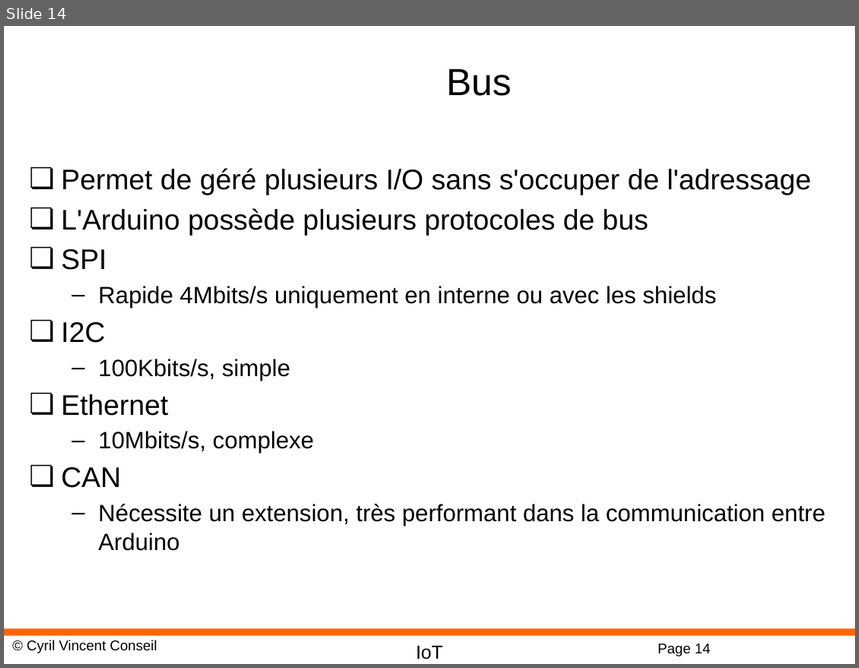
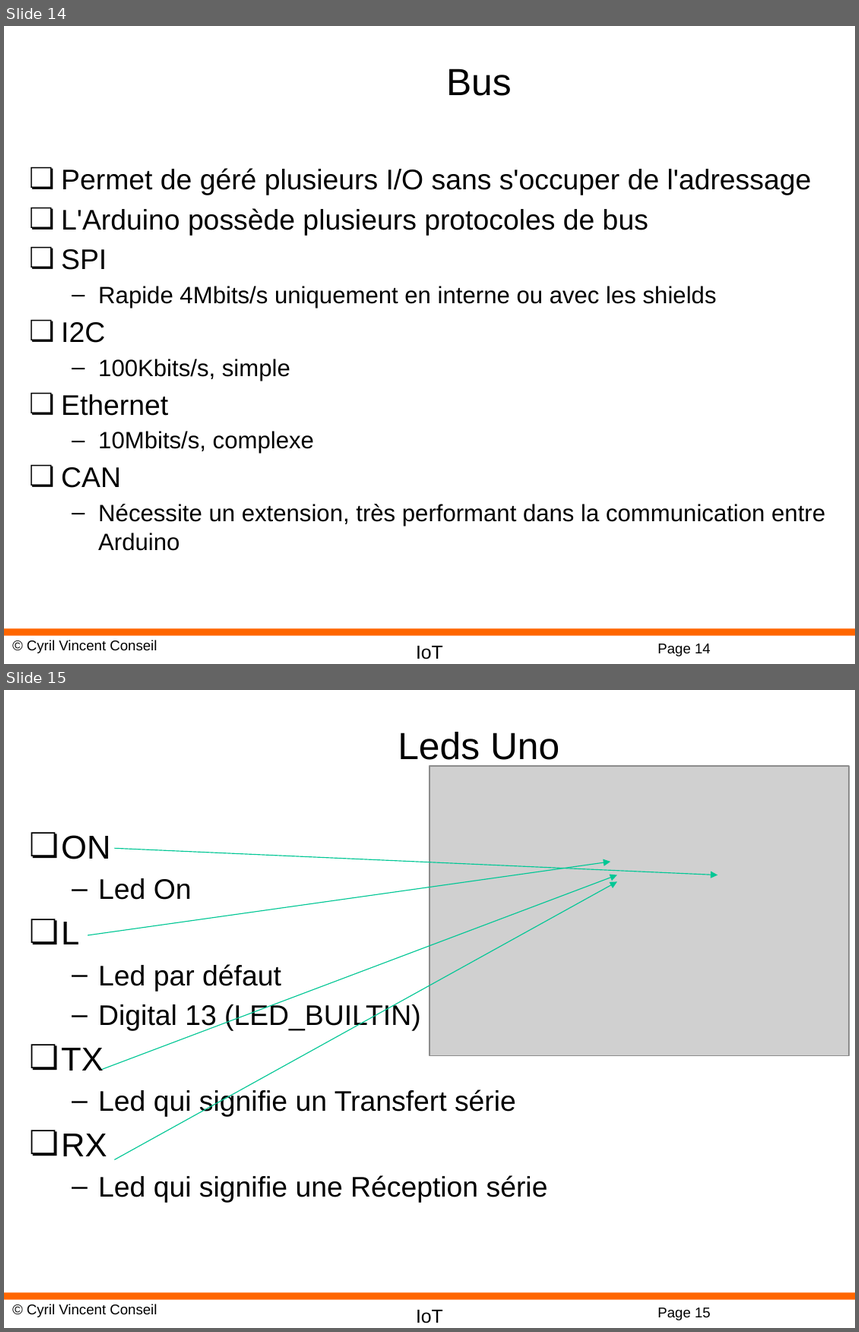
Before and after one commit to cyrilvincent/IoT, a slide deck: ppt/IoT03-ArduinoCabling.pptx. Shown one above the other, each under a label of ours: slide 14 before the commit, slides 14 and 15 after it. The pictures are 859x668 and 859x1332 pixels, drawn with LibreOffice and Linux fonts; fonts in the diff are those of the drawing; grey boxes stand for pictures; background and template pictures are left out. Boxes give left, top, right and bottom in pixels: in the first picture for what was removed or moved away, otherwise in the second. Text is boxed around its words. In the diff, an @@ line names an element or a change of style, - is before the commit and + after.

```diff
--- a/ppt/IoT03-ArduinoCabling.pptx
+++ b/ppt/IoT03-ArduinoCabling.pptx
@@ slide 15 added at box(4, 690, 855, 1328), background #FFFFFF; not listed: 4 template elements that a slide beside it also shows @@
@@ title added at box(398, 732, 560, 767), 32 pt, text #000000 @@
+Leds Uno
@@ picture added at box(430, 766, 849, 1056) @@
@@ text added at box(61, 835, 548, 1203), 24 pt, text #000000 @@
+❏ ON
+  – Led On
+❏ L
+  – Led par défaut
+  – Digital 13 (LED_BUILTIN)
+❏ TX
+  – Led qui signifie un Transfert série
+❏ RX
+  – Led qui signifie une Réception série
@@ arrow added from (115, 848) to (718, 875), #00C896 0.75 pt @@
@@ arrow added from (88, 935) to (611, 862), #00C896 0.75 pt @@
@@ arrow added from (102, 1070) to (617, 875), #00C896 0.75 pt @@
@@ arrow added from (115, 1160) to (617, 882), #00C896 0.75 pt @@
```
Also in this commit, not shown: 1 slide changed, 1 slide removed, 2 other files.
